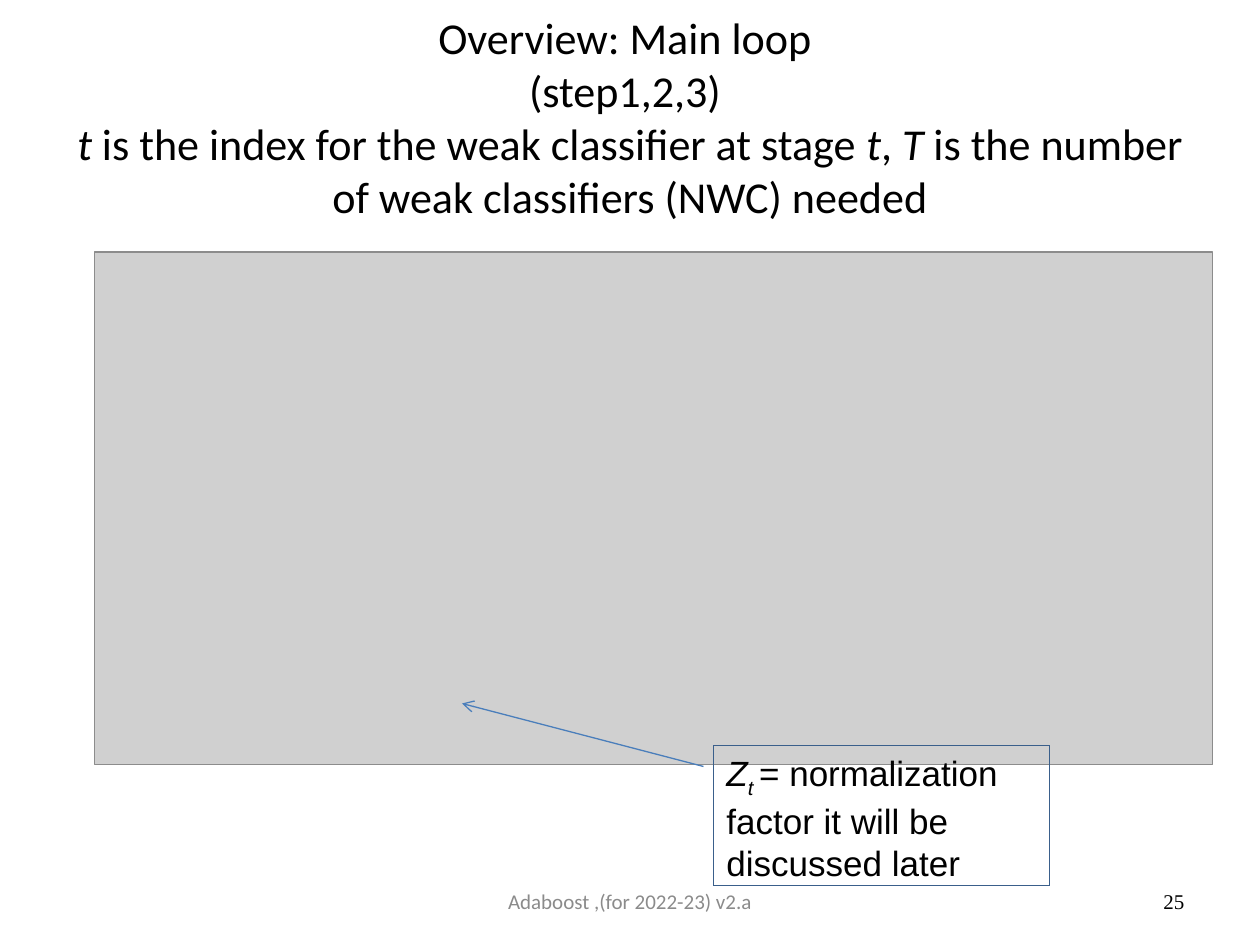
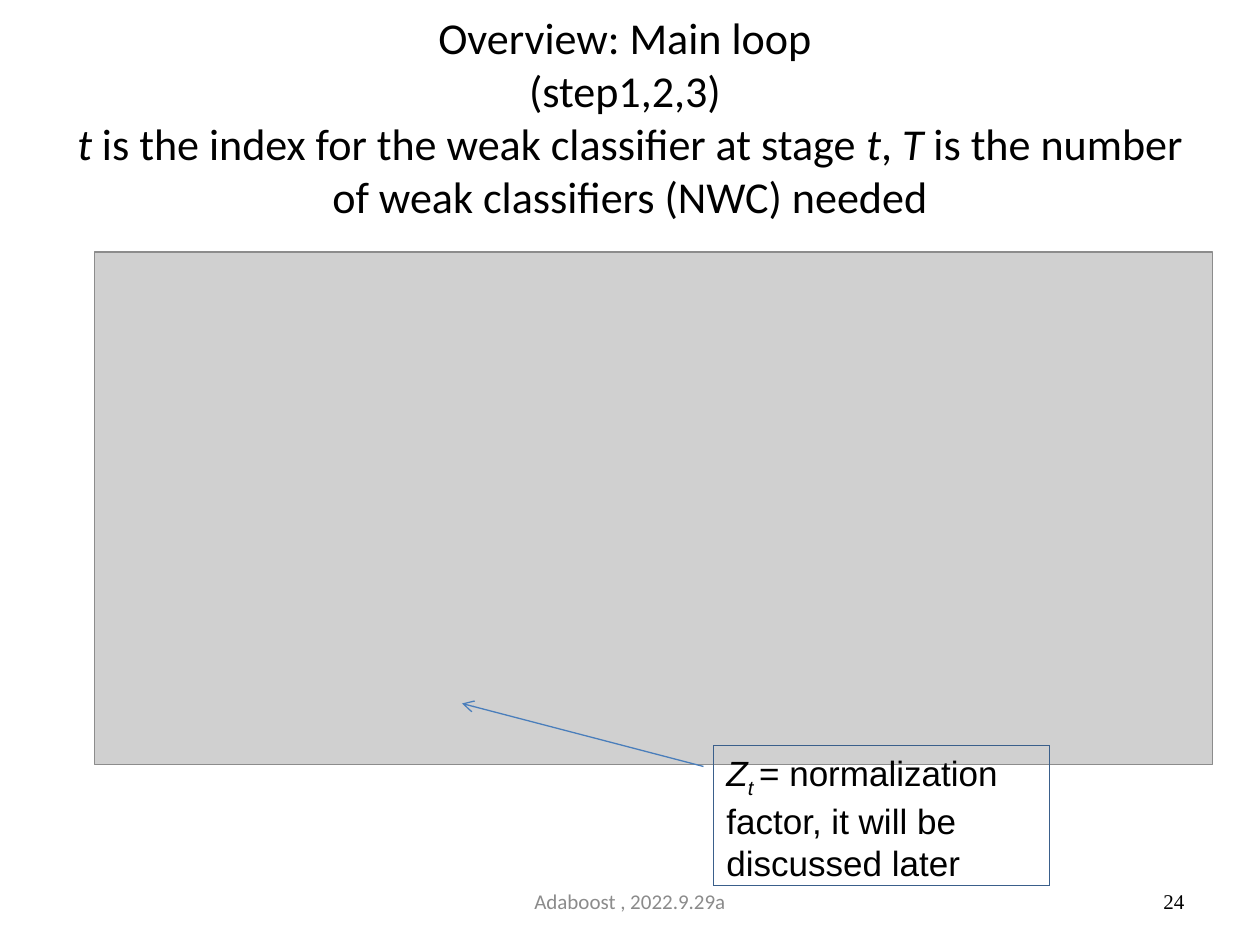
Before and after one commit to JoseHung/Speech-Recognition, a slide deck: slide 24 of slides/5707_06_adaboost.pptx (slide 25 before the commit). Drawn at 1260x945 pixels with LibreOffice and Linux fonts; fonts in the diff are those of the drawing; grey boxes stand for pictures. Boxes give left, top, right and bottom in pixels: in the first picture for what was removed or moved away, otherwise in the second. Text is boxed around its words. In the diff, an @@ line names an element or a change of style, - is before the commit and + after.

```diff
--- a/slides/5707_06_adaboost.pptx
+++ b/slides/5707_06_adaboost.pptx
@@ text in rectangle at [726,758,997,877]: text changed @@
-Zt = normalization factor it will be discussed later
+Zt = normalization factor, it will be discussed later
@@ text at [534,894,725,909]: text changed @@
-Adaboost ,(for 2022-23) v2.a
+Adaboost , 2022.9.29a
@@ page number at [1163,895,1184,909]: text changed @@
-25
+24
```
Also in this commit, not shown: 80 other slides changed, 9 slides added, 2 slides removed, 1 other file.
